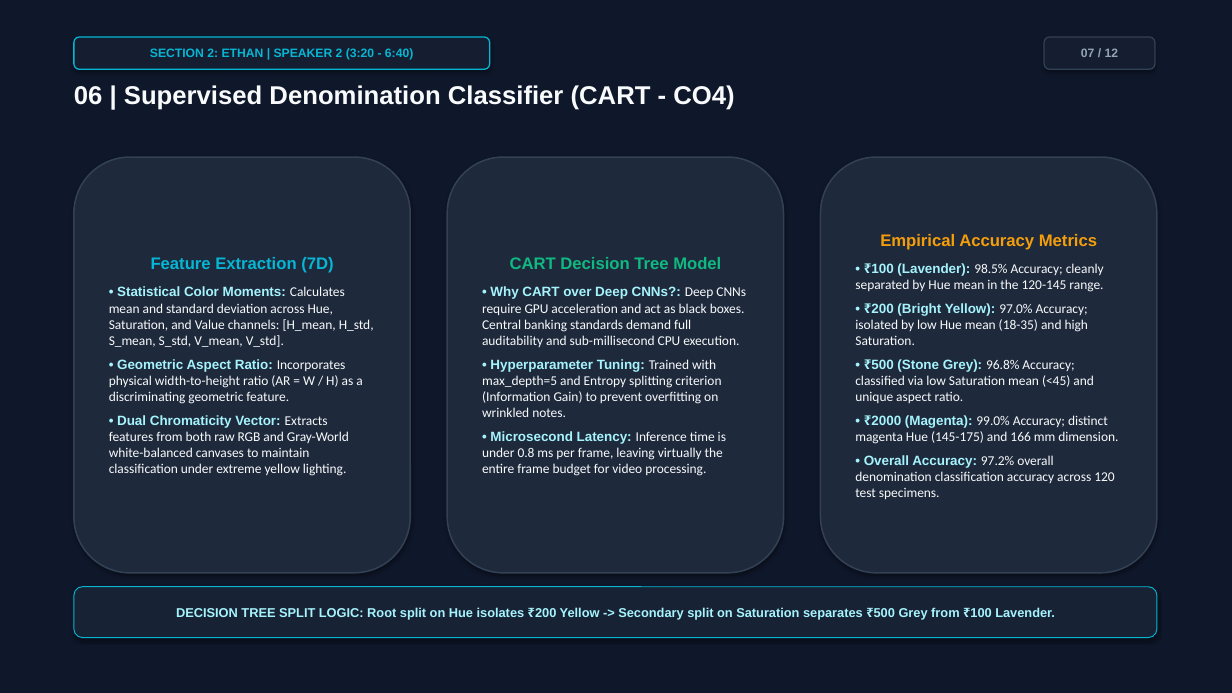
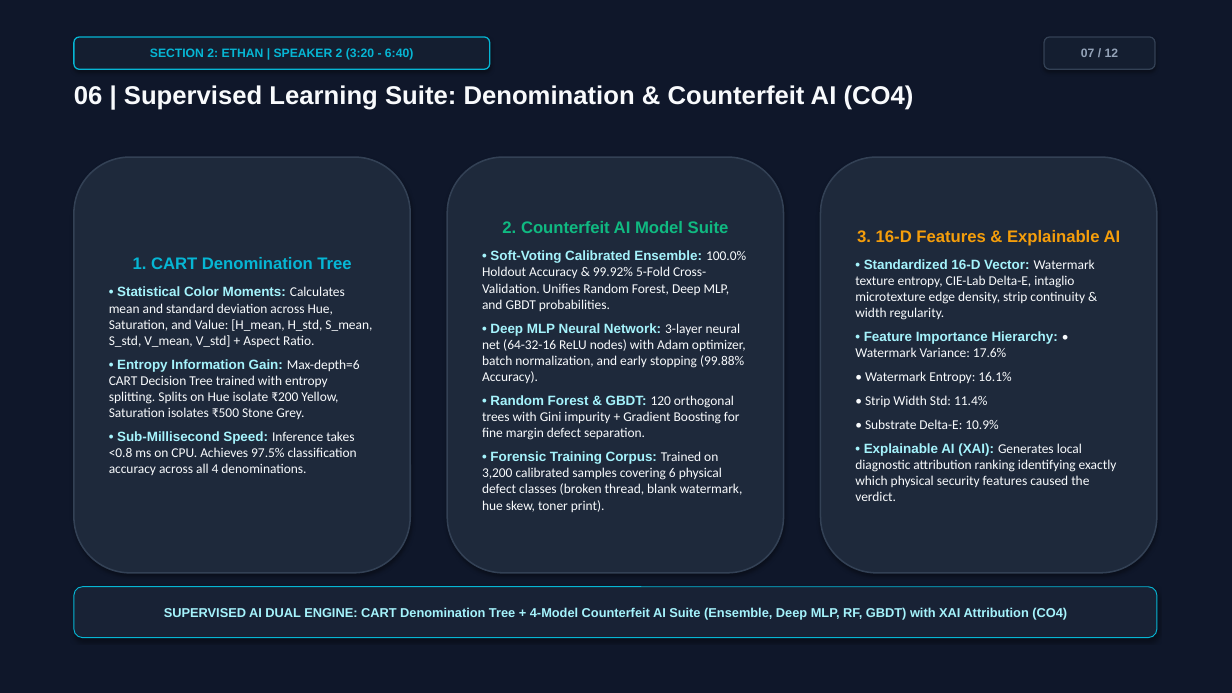
Before and after one commit to Soham51826/real-time-currency-counterfeit-checker, a slide deck: slide 7 of CurrencyGuard_AI_Defense_Presentation.pptx. Drawn at 1232x693 pixels with LibreOffice and Linux fonts; fonts in the diff are those of the drawing. Boxes give left, top, right and bottom in pixels: in the first picture for what was removed or moved away, otherwise in the second. Text is boxed around its words. In the diff, an @@ line names an element or a change of style, - is before the commit and + after.

Commit message:
updated functionality and accuracy

```diff
--- a/CurrencyGuard_AI_Defense_Presentation.pptx
+++ b/CurrencyGuard_AI_Defense_Presentation.pptx
@@ text at [74,85,914,110]: text changed @@
-06 | Supervised Denomination Classifier (CART - CO4)
+06 | Supervised Learning Suite: Denomination & Counterfeit AI (CO4)
@@ text in rounded rectangle at [482,221,746,512]: text changed @@
-CART Decision Tree Model
-• Why CART over Deep CNNs?: Deep CNNs require GPU acceleration and act as black boxes. Central banking standards demand full auditability and sub-millisecond CPU execution.
-• Hyperparameter Tuning: Trained with max_depth=5 and Entropy splitting criterion (Information Gain) to prevent overfitting on wrinkled notes.
-• Microsecond Latency: Inference time is under 0.8 ms per frame, leaving virtually the entire frame budget for video processing.
+2. Counterfeit AI Model Suite
+• Soft-Voting Calibrated Ensemble: 100.0% Holdout Accuracy & 99.92% 5-Fold Cross-Validation. Unifies Random Forest, Deep MLP, and GBDT probabilities.
+• Deep MLP Neural Network: 3-layer neural net (64-32-16 ReLU nodes) with Adam optimizer, batch normalization, and early stopping (99.88% Accuracy).
+• Random Forest & GBDT: 120 orthogonal trees with Gini impurity + Gradient Boosting for fine margin defect separation.
+• Forensic Training Corpus: Trained on 3,200 calibrated samples covering 6 physical defect classes (broken thread, blank watermark, hue skew, toner print).
@@ text in rounded rectangle at [855,230,1121,501]: text changed @@
-Empirical Accuracy Metrics
-• ₹100 (Lavender): 98.5% Accuracy; cleanly separated by Hue mean in the 120-145 range.
-• ₹200 (Bright Yellow): 97.0% Accuracy; isolated by low Hue mean (18-35) and high Saturation.
-• ₹500 (Stone Grey): 96.8% Accuracy; classified via low Saturation mean (<45) and unique aspect ratio.
-• ₹2000 (Magenta): 99.0% Accuracy; distinct magenta Hue (145-175) and 166 mm dimension.
-• Overall Accuracy: 97.2% overall denomination classification accuracy across 120 test specimens.
+3. 16-D Features & Explainable AI
+• Standardized 16-D Vector: Watermark texture entropy, CIE-Lab Delta-E, intaglio microtexture edge density, strip continuity & width regularity.
+• Feature Importance Hierarchy: • Watermark Variance: 17.6%
+• Watermark Entropy: 16.1%
+• Strip Width Std: 11.4%
+• Substrate Delta-E: 10.9%
+• Explainable AI (XAI): Generates local diagnostic attribution ranking identifying exactly which physical security features caused the verdict.
@@ text in rounded rectangle at [109,257,372,475]: text changed @@
-Feature Extraction (7D)
-• Statistical Color Moments: Calculates mean and standard deviation across Hue, Saturation, and Value channels: [H_mean, H_std, S_mean, S_std, V_mean, V_std].
-• Geometric Aspect Ratio: Incorporates physical width-to-height ratio (AR = W / H) as a discriminating geometric feature.
-• Dual Chromaticity Vector: Extracts features from both raw RGB and Gray-World white-balanced canvases to maintain classification under extreme yellow lighting.
+1. CART Denomination Tree
+• Statistical Color Moments: Calculates mean and standard deviation across Hue, Saturation, and Value: [H_mean, H_std, S_mean, S_std, V_mean, V_std] + Aspect Ratio.
+• Entropy Information Gain: Max-depth=6 CART Decision Tree trained with entropy splitting. Splits on Hue isolate ₹200 Yellow, Saturation isolates ₹500 Stone Grey.
+• Sub-Millisecond Speed: Inference takes <0.8 ms on CPU. Achieves 97.5% classification accuracy across all 4 denominations.
@@ text in rounded rectangle at [164,607,1067,620]: text changed @@
-DECISION TREE SPLIT LOGIC: Root split on Hue isolates ₹200 Yellow -> Secondary split on Saturation separates ₹500 Grey from ₹100 Lavender.
+SUPERVISED AI DUAL ENGINE: CART Denomination Tree + 4-Model Counterfeit AI Suite (Ensemble, Deep MLP, RF, GBDT) with XAI Attribution (CO4)
```
Also in this commit, not shown: 3 other slides changed, 26 other files.
